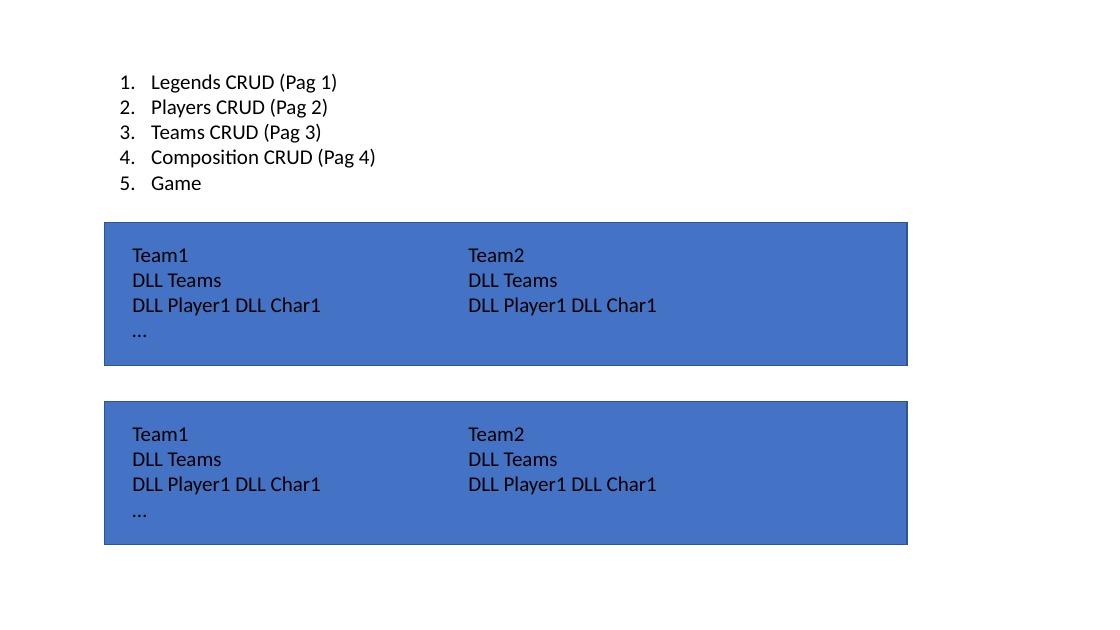
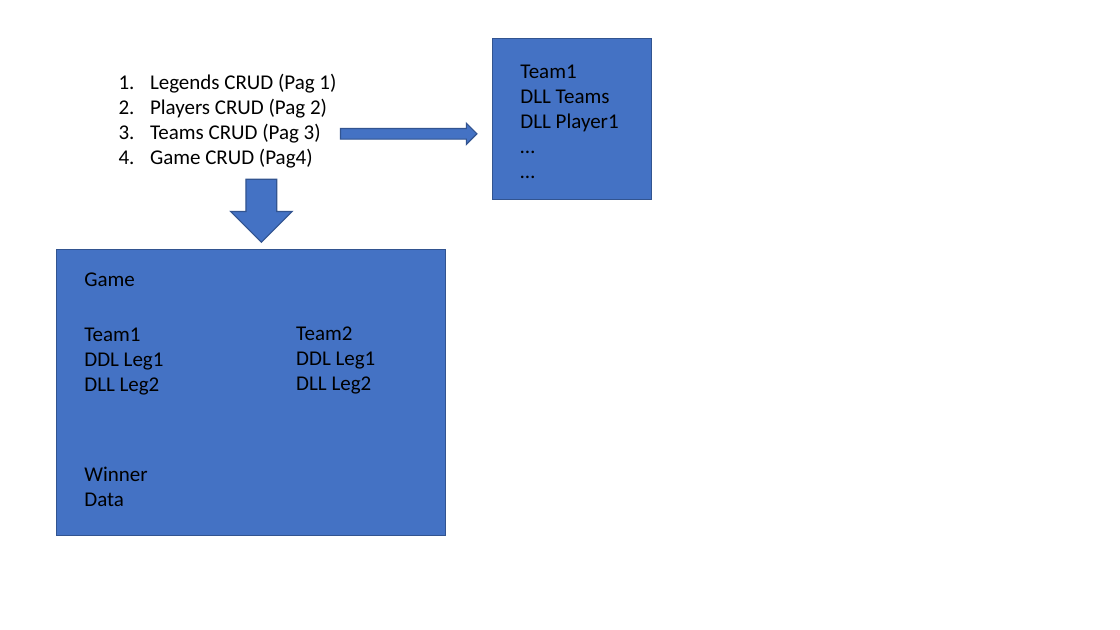
Before and after one commit to pakky94/LoL, a slide deck: slide 2 of Tech.pptx (slide 3 before the commit). Drawn at 1120x630 pixels with LibreOffice and Linux fonts; fonts in the diff are those of the drawing. Boxes give left, top, right and bottom in pixels: in the first picture for what was removed or moved away, otherwise in the second. Text is boxed around its words. In the diff, an @@ line names an element or a change of style, - is before the commit and + after.

```diff
--- a/Tech.pptx
+++ b/Tech.pptx
@@ rectangle: place and size @@
-rectangle at box(104, 223, 907, 365)
+rectangle at box(492, 39, 651, 200)
@@ text at box(520, 64, 619, 132): paragraph added @@
+…
@@ text "Team1": place and size @@
-text "Team1" at box(132, 248, 657, 316)
+text "Team1" at box(520, 64, 619, 132)
@@ text at box(520, 64, 619, 132): text changed @@
-Team1 Team2
-DLL Teams DLL Teams
-DLL Player1 DLL Char1 DLL Player1 DLL Char1
+Team1
+DLL Teams
+DLL Player1
@@ text at box(150, 149, 313, 168): text changed @@
-4. Composition CRUD (Pag 4)
-5. Game
+4. Game CRUD (Pag4)
@@ right arrow added at box(340, 124, 476, 145), fill #4472C4, outline #325491 1 pt @@
@@ down arrow added at box(231, 179, 292, 242), fill #4472C4, outline #325491 1 pt @@
@@ rectangle: place and size @@
-rectangle at box(104, 402, 907, 544)
+rectangle at box(56, 250, 445, 535)
@@ text added at box(84, 272, 135, 286), 18 pt, text #000000 @@
+Game
@@ text removed at box(132, 273, 657, 495) @@
-Team1 Team2
-DLL Teams DLL Teams
-DLL Player1 DLL Char1 DLL Player1 DLL Char1
-…
@@ text added at box(84, 327, 164, 395), 18 pt, text #000000 @@
+Team1
+DDL Leg1
+DLL Leg2
@@ text added at box(296, 326, 376, 394), 18 pt, text #000000 @@
+Team2
+DDL Leg1
+DLL Leg2
@@ text added at box(84, 466, 147, 506), 18 pt, text #000000 @@
+Winner
+Data
```
Also in this commit, not shown: 1 other slide changed, 1 slide removed.
